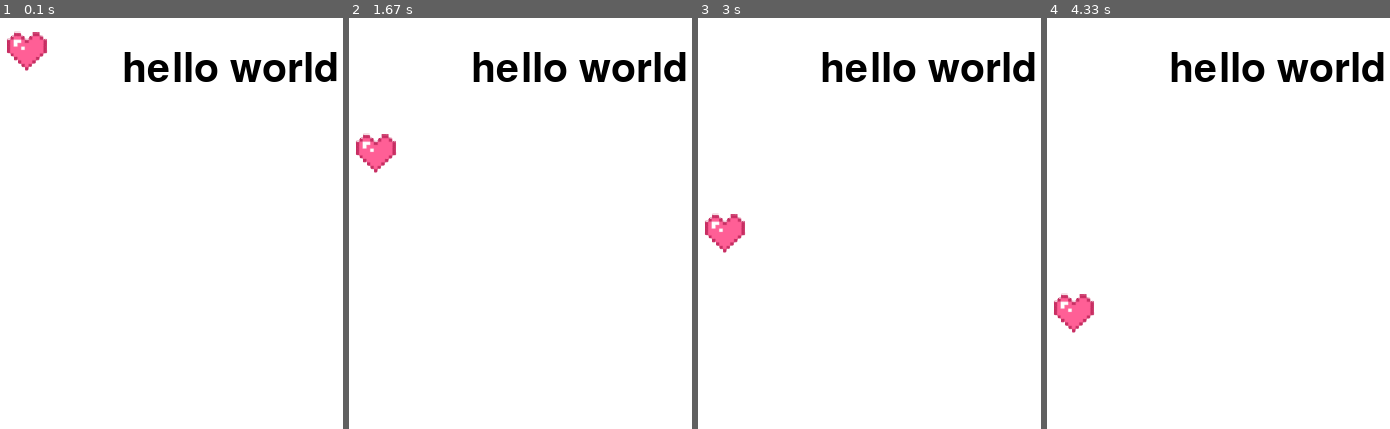
Above: before the commit, frames 1-4 (left to right).
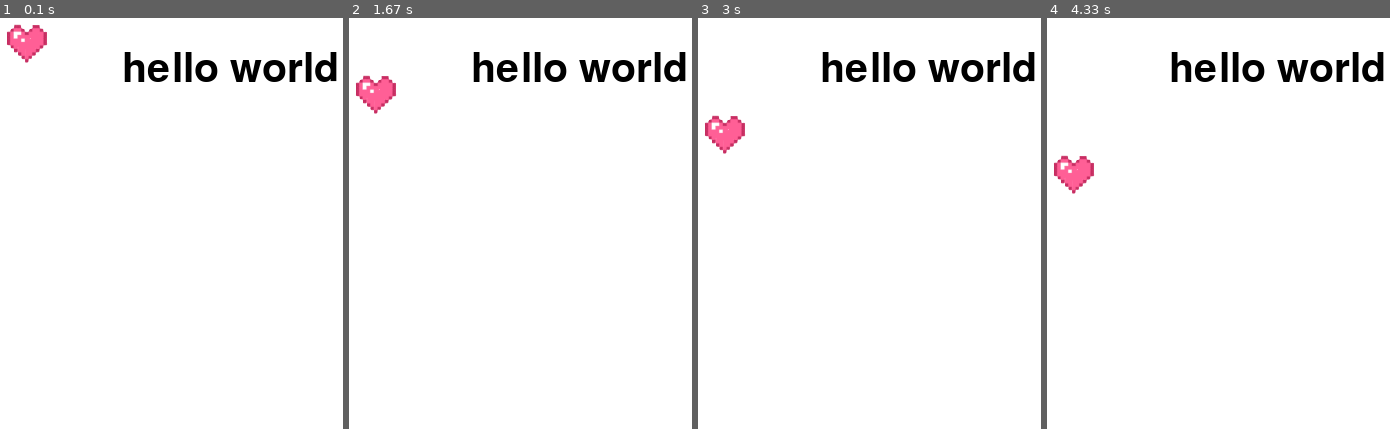
Above: after the commit, the same moments.

Repository: laumelos/Pygame
Game: pygame game, started from index.py
Same seed, same stepped clock (60 frames per second), same inputs: the game is played once before the commit and once after it.
Inputs:
- Up to frame 1 (0.1 s): no input
- Up to frame 2 (1.67 s): no input
- Up to frame 3 (3 s): no input
- Up to frame 4 (4.33 s): no input

The runs differ from the first frame. In frame 1, 0.7% of the frame differs, in the area x 2-14%, y 1-13%; in frame 2, 1.4%, in the area x 2-14%, y 13-38%; in frame 3, 1.4%; in frame 4, 1.4%.

Commit message:
fix movimentos coração

Diff:
--- a/index.py
+++ b/index.py
@@ -5,6 +5,8 @@
 pygame.init()
 white = (255,255,255)
 coraçao = pygame.image.load ("Removal-118.png")
+coraçao2 = pygame.image.load ("Removal-118(2).png")
+coraçao3 = pygame.image.load ("Removal-118  (3).png")
 
 largura = 640
 altura = 480
@@ -25,17 +27,10 @@
 
     #corações
 
-    tela.blit( pygame.image.load ("Removal-118.png"),(x,y,0,0))
+    tela.blit(coraçao,(x,y,0,0))
     if y  >= altura:
         y = 0
     y = y + 1
-
-    tela.blit( pygame.image.load ("Removal-118.png"),(x,y,100,100))
-    if y  >= altura:
-        y = 0
-    y = y + 1
-
-
 
     #texto
     txt='hello world'
